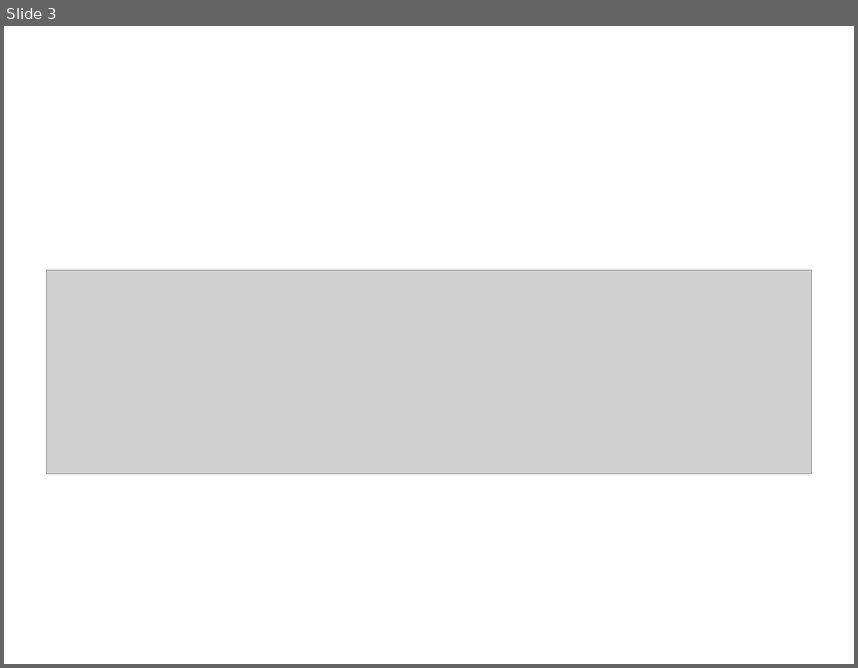
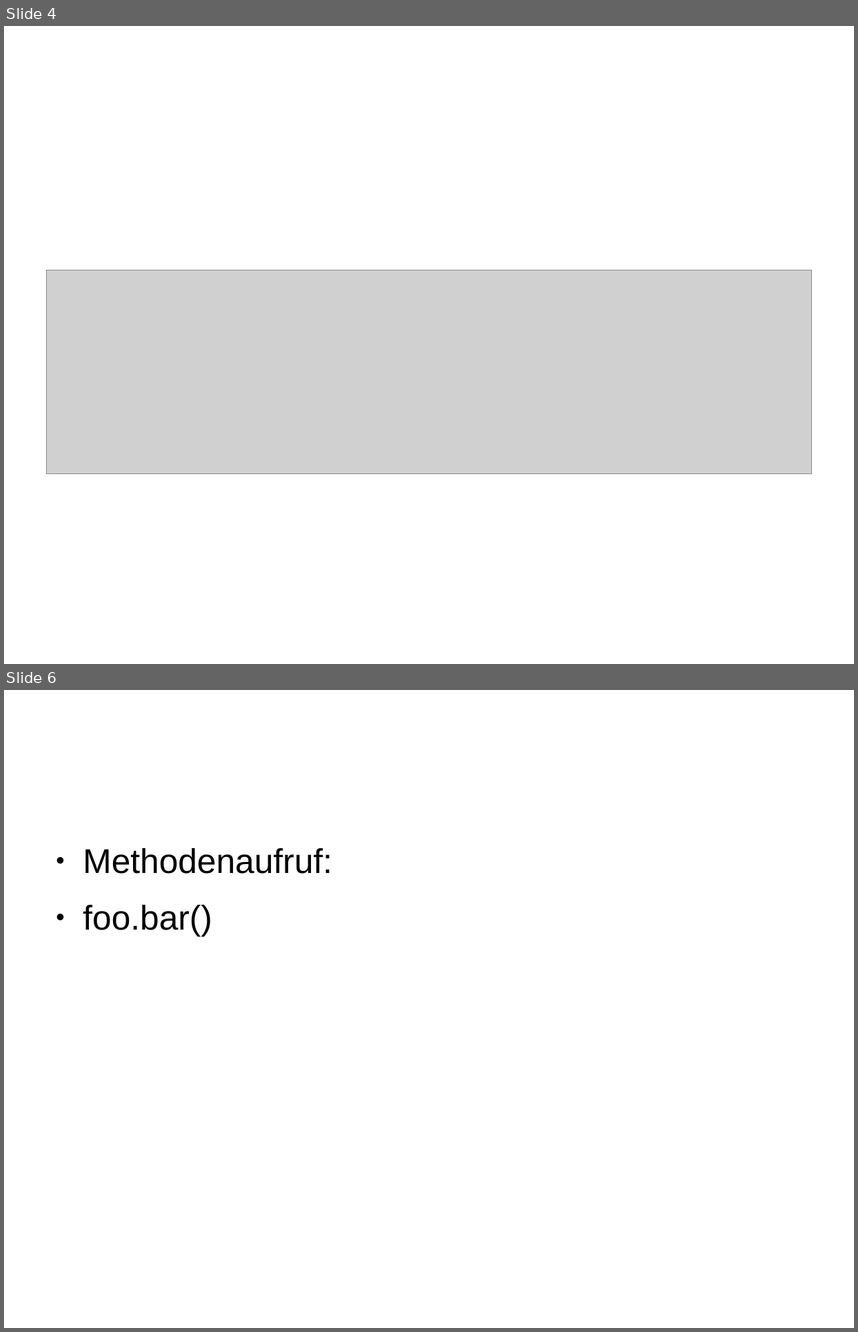
Before and after one commit to niner/HybridThreads, a slide deck: Präsentation.odp. Shown one above the other, each under a label of ours: slide 3 before the commit, slides 4 and 6 after it; the slides between them are not shown. The pictures are 858x668 and 858x1332 pixels, drawn with LibreOffice and Linux fonts; fonts in the diff are those of the drawing; grey boxes stand for pictures. Boxes give left, top, right and bottom in pixels: in the first picture for what was removed or moved away, otherwise in the second. Text is boxed around its words. In the diff, an @@ line names an element or a change of style, - is before the commit and + after.

```diff
--- a/Präsentation.odp
+++ b/Präsentation.odp
@@ slide 6 added at (4, 690, 854, 1328), background #FFFFFF @@
@@ text added at (83, 848, 332, 936), 32 pt, text #000000 @@
+● Methodenaufruf:
+● foo.bar()
@@ what was slide 3 is now slide 4 @@
```
Also in this commit, not shown: 6 other slides added, 2 slides removed, 2 other files.
